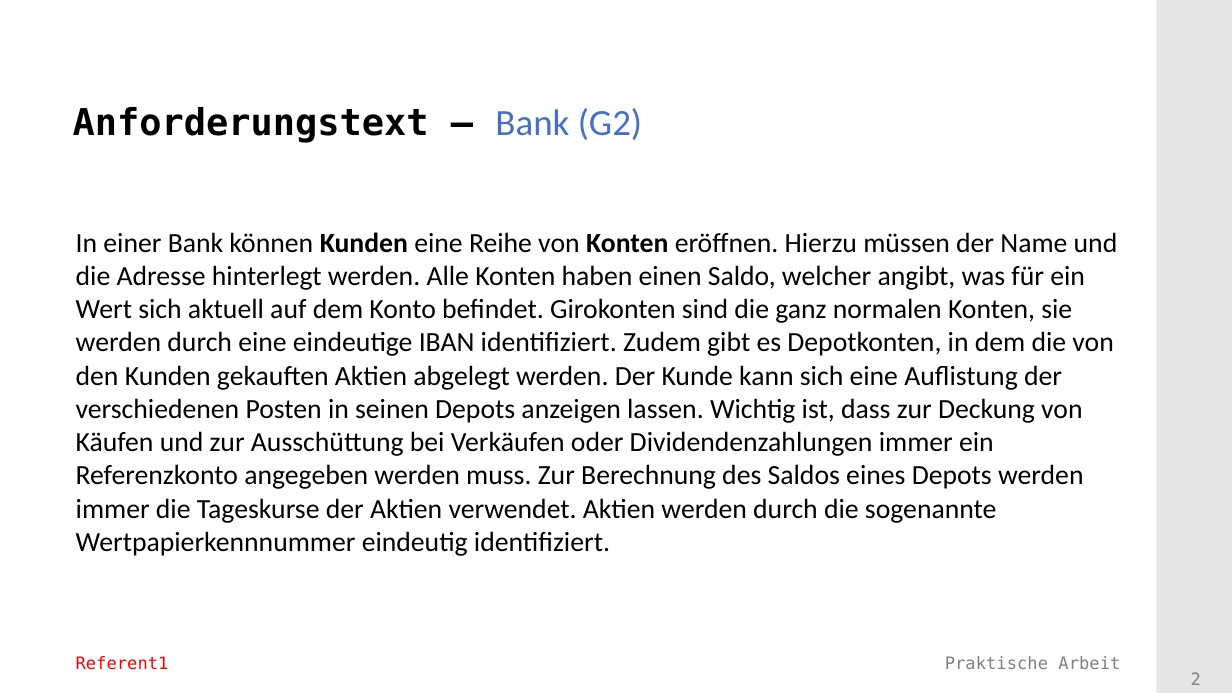
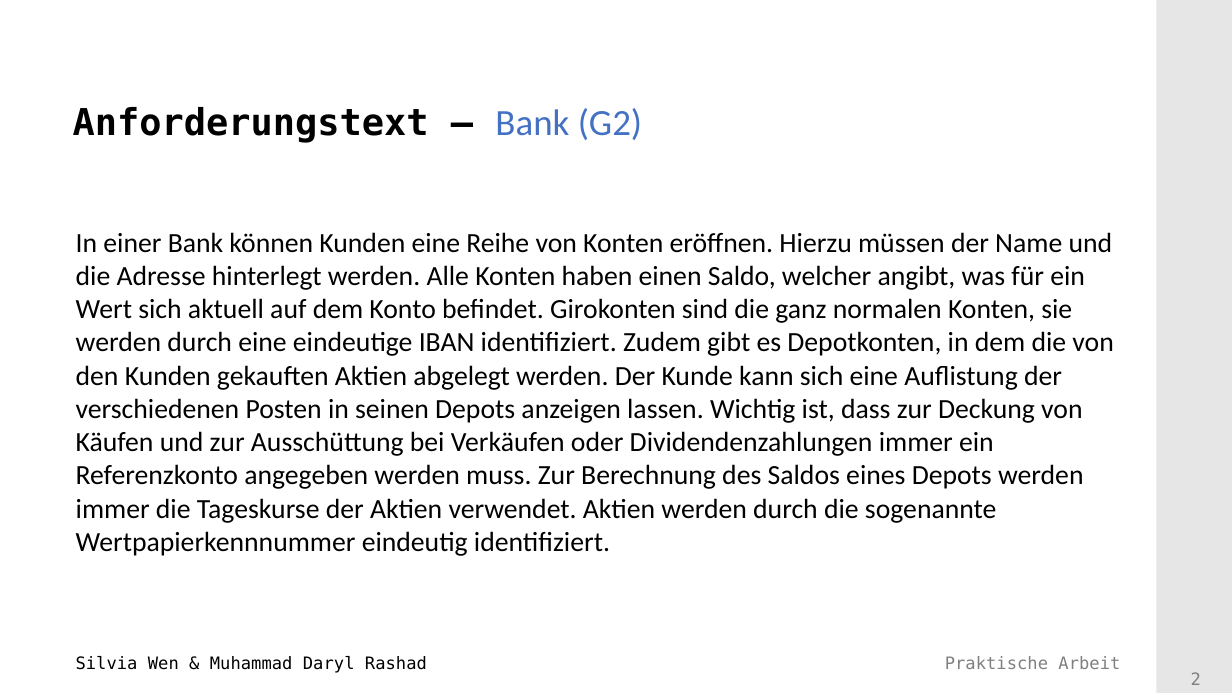
Before and after one commit to Mufasaxi/SimpleBank, a slide deck: slide 2 of Vorlage_Praesentation_2022_Subgroup_2_4_OOA.pptx. Drawn at 1232x693 pixels with LibreOffice and Linux fonts; fonts in the diff are those of the drawing; background and template pictures are left out. Boxes give left, top, right and bottom in pixels: in the first picture for what was removed or moved away, otherwise in the second. Text is boxed around its words. In the diff, an @@ line names an element or a change of style, - is before the commit and + after.

```diff
--- a/Vorlage_Praesentation_2022_Subgroup_2_4_OOA.pptx
+++ b/Vorlage_Praesentation_2022_Subgroup_2_4_OOA.pptx
@@ text "In einer Bank können Kunden ..." at (76,232,1113,556): bold off in "Kunden Konten" @@
@@ text at (76,656,427,673): text changed; text colour #FF0000 to #000000 @@
-Referent1
+Silvia Wen & Muhammad Daryl Rashad
```
Also in this commit, not shown: 11 other slides changed, 2 slides added, 3 other files.
